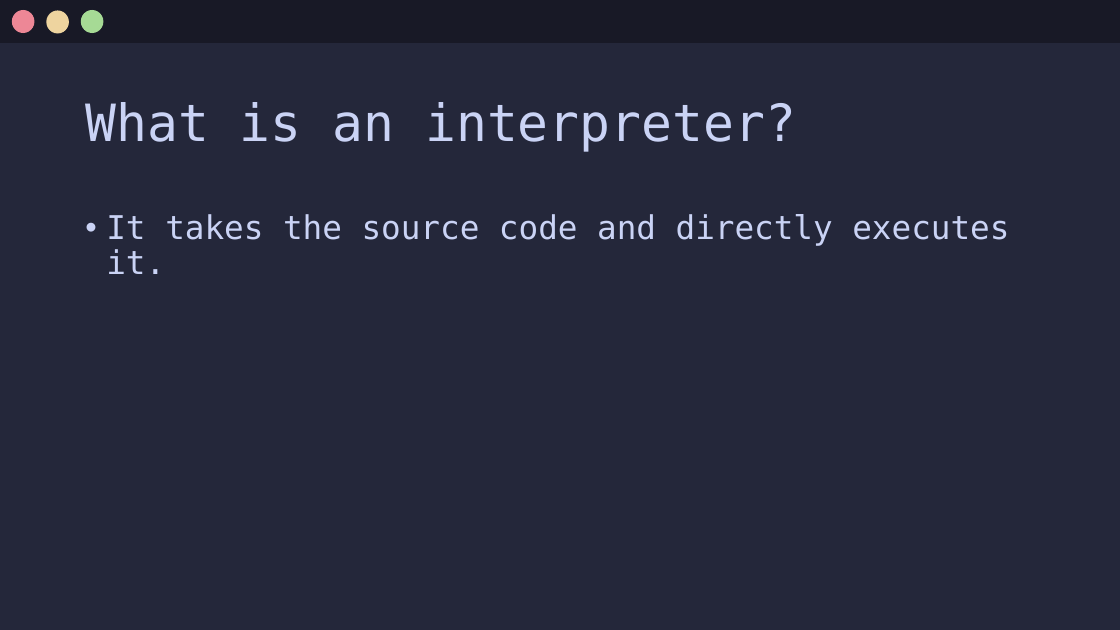
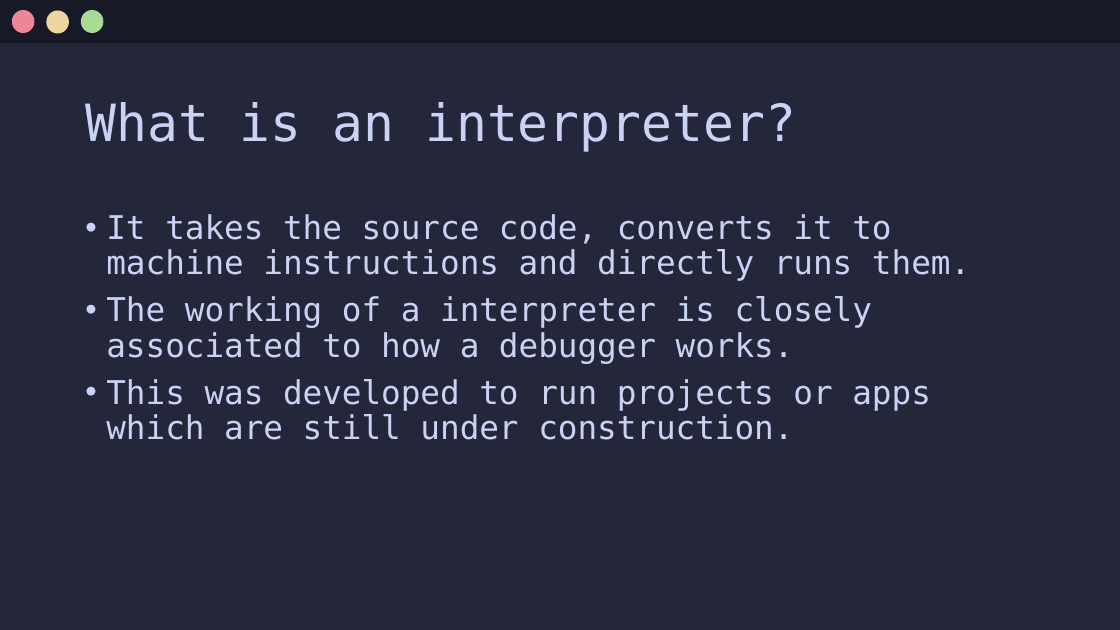
Before and after one commit to Jx-ls/custom-compiler, a slide deck: slide 8 of Compilers.pptx. Drawn at 1120x630 pixels with LibreOffice and Linux fonts; fonts in the diff are those of the drawing. Boxes give left, top, right and bottom in pixels: in the first picture for what was removed or moved away, otherwise in the second. Text is boxed around its words. In the diff, an @@ line names an element or a change of style, - is before the commit and + after.

Commit message:
added some info on interpreters

```diff
--- a/Compilers.pptx
+++ b/Compilers.pptx
@@ text at [106,214,970,440]: text changed @@
-• It takes the source code and directly executes it.
+• It takes the source code, converts it to machine instructions and directly runs them.
+• The working of a interpreter is closely associated to how a debugger works.
+• This was developed to run projects or apps which are still under construction.
```
Also in this commit, not shown: 1 other slide changed, 1 slide added.
